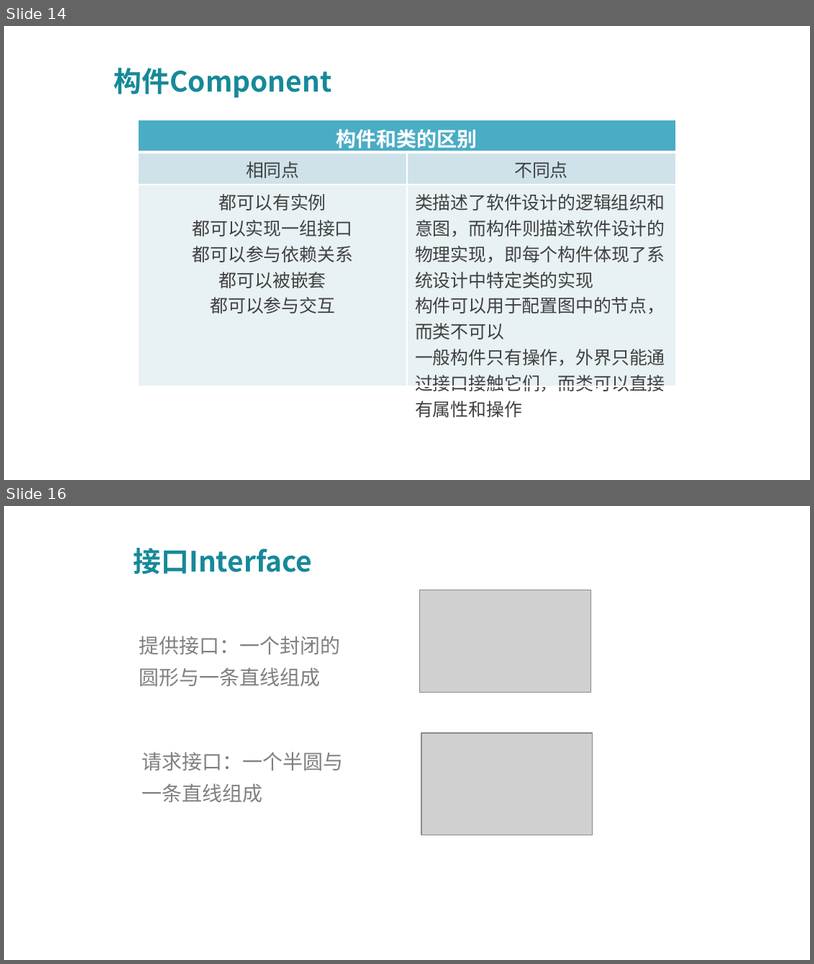
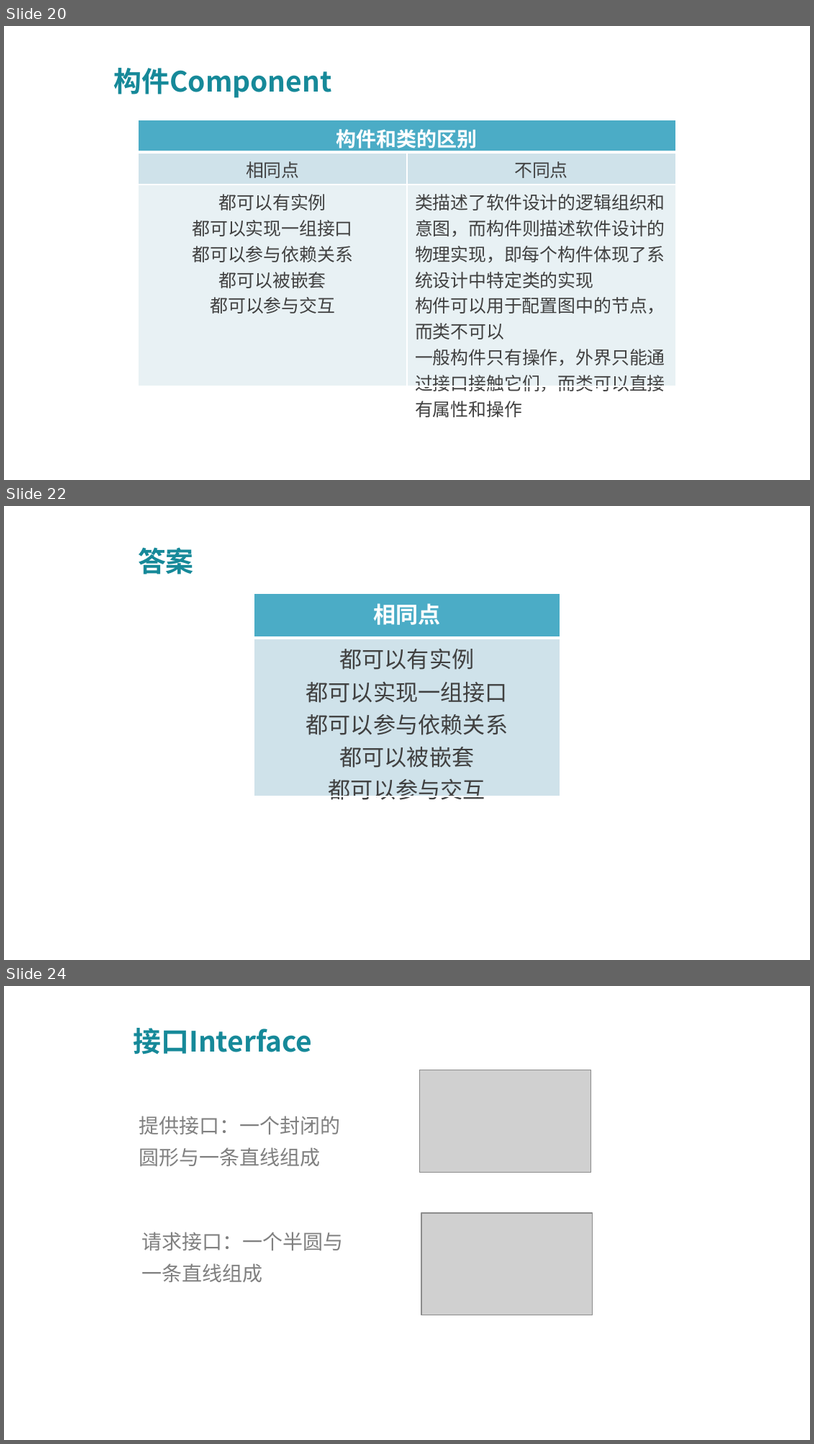
Before and after one commit to PRD2018-G03/PRD2018-G03-SoftwareEngineeringProject, a slide deck: PPT模板及制作/UML基础III翻转PPT.pptx. Shown one above the other, each under a label of ours: slides 14 and 16 before the commit, slides 20, 22 and 24 after it; the slides between them are not shown. The pictures are 814x964 and 814x1444 pixels, drawn with LibreOffice and Linux fonts; fonts in the diff are those of the drawing; grey boxes stand for pictures; background and template pictures are left out. Boxes give left, top, right and bottom in pixels: in the first picture for what was removed or moved away, otherwise in the second. Text is boxed around its words. In the diff, an @@ line names an element or a change of style, - is before the commit and + after.

```diff
--- a/PPT模板及制作/UML基础III翻转PPT.pptx
+++ b/PPT模板及制作/UML基础III翻转PPT.pptx
@@ slide 22 added at (4, 506, 810, 960), background picture (left out) @@
@@ text added at (138, 547, 194, 574), 25 pt, text #168999, bold @@
+答案
@@ table added at (254, 593, 560, 806), 2 rows, 1 columns @@
+相同点
+都可以有实例 / 都可以实现一组接口 / 都可以参与依赖关系 / 都可以被嵌套 / 都可以参与交互
@@ what was slide 14 is now slide 20 @@
@@ what was slide 16 is now slide 24 @@
```
Also in this commit, not shown: 21 slides changed, 14 other slides added, 1 slide removed.
